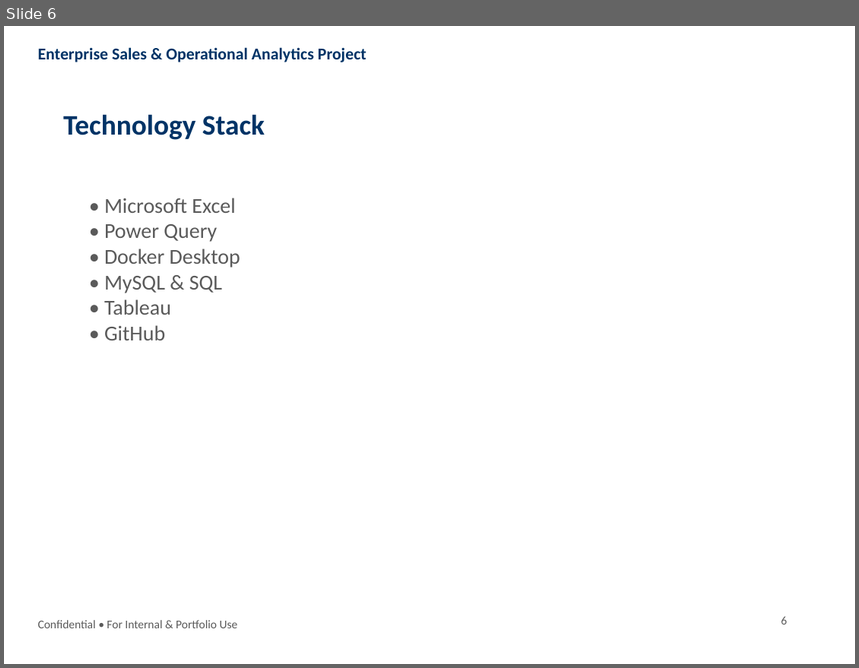
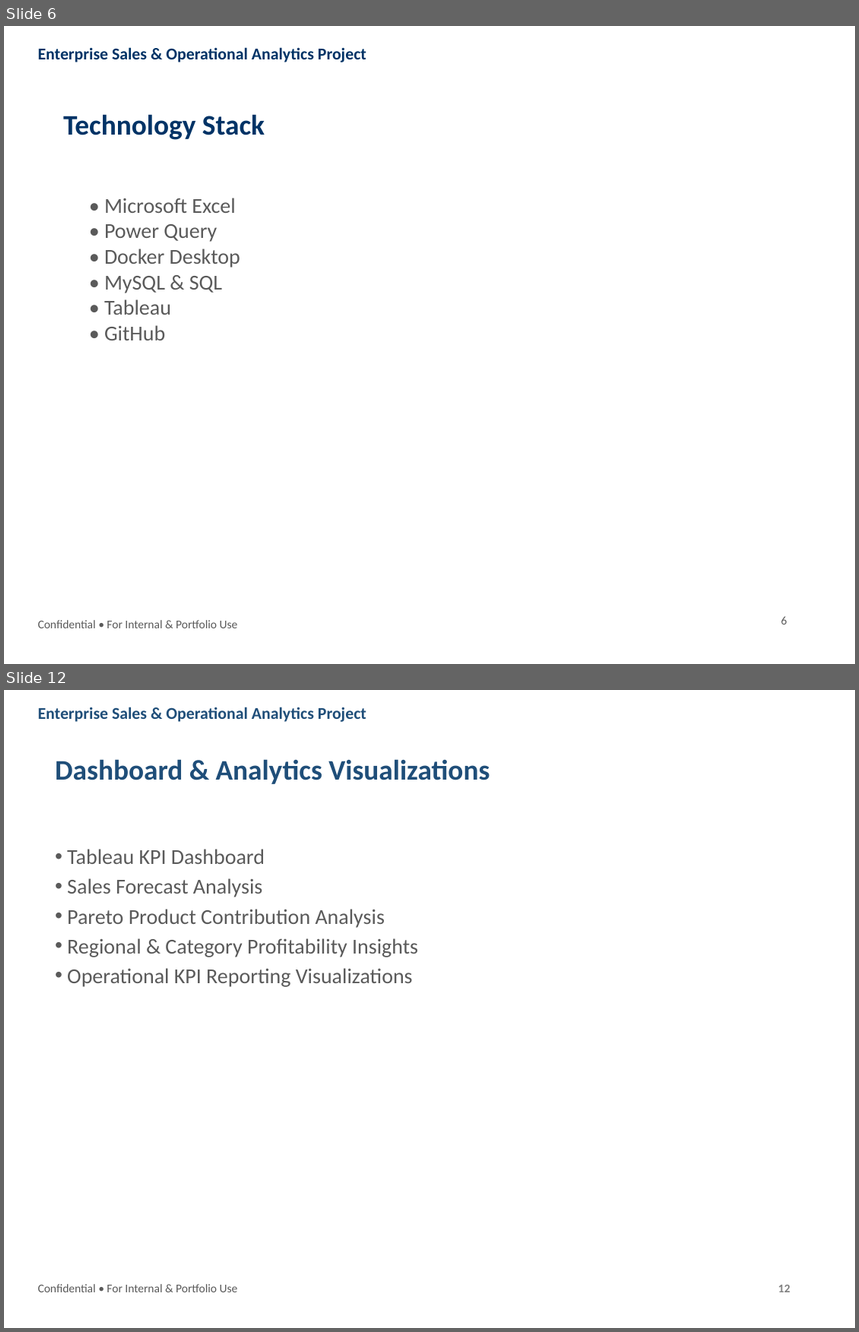
Before and after one commit to Rohit17-TVM/Enterprise-Sales-Analytics-Project, a slide deck: Presentation/Enterprise_Sales_Analytics_Presentation.pptx. Shown one above the other, each under a label of ours: slide 6 before the commit, slides 6 and 12 after it; the slides between them are not shown. The pictures are 859x668 and 859x1332 pixels, drawn with LibreOffice and Linux fonts; fonts in the diff are those of the drawing. Boxes give left, top, right and bottom in pixels: in the first picture for what was removed or moved away, otherwise in the second. Text is boxed around its words. In the diff, an @@ line names an element or a change of style, - is before the commit and + after.

Commit message:
Updated enterprise analytics project with advanced analytics and dashboard improvements

```diff
--- a/Presentation/Enterprise_Sales_Analytics_Presentation.pptx
+++ b/Presentation/Enterprise_Sales_Analytics_Presentation.pptx
@@ slide 12 added at box(4, 690, 855, 1328), background #FFFFFF @@
@@ text added at box(38, 707, 367, 722), 14 pt, text #1F4E79, bold @@
+Enterprise Sales & Operational Analytics Project
@@ title added at box(55, 759, 490, 784), 24 pt, text #1F4E79, bold @@
+Dashboard & Analytics Visualizations
@@ text added at box(67, 849, 418, 987), 18 pt, text #5A5A5A @@
+• Tableau KPI Dashboard
+• Sales Forecast Analysis
+• Pareto Product Contribution Analysis
+• Regional & Category Profitability Insights
+• Operational KPI Reporting Visualizations
@@ text added at box(38, 1284, 238, 1293), 10 pt, text #595959 @@
+Confidential • For Internal & Portfolio Use
@@ text added at box(778, 1285, 791, 1293), 10 pt, text #808080, bold @@
+12
```
Also in this commit, not shown: 8 slides changed, 15 other files.
